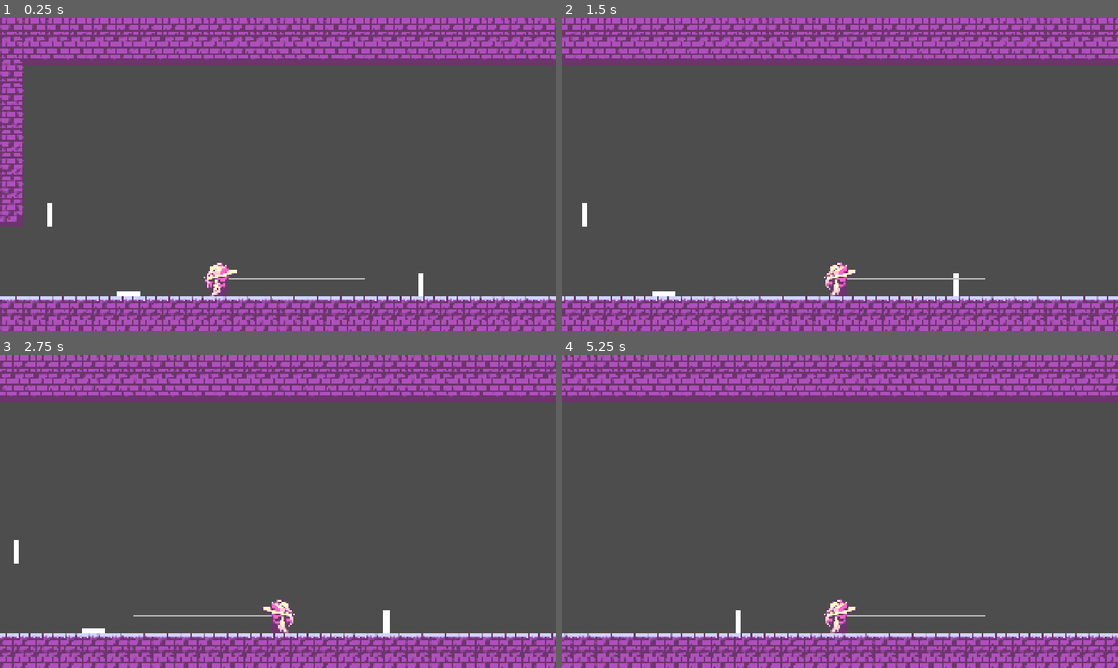
Above: before the commit, frames 1-4 (two rows, left to right).
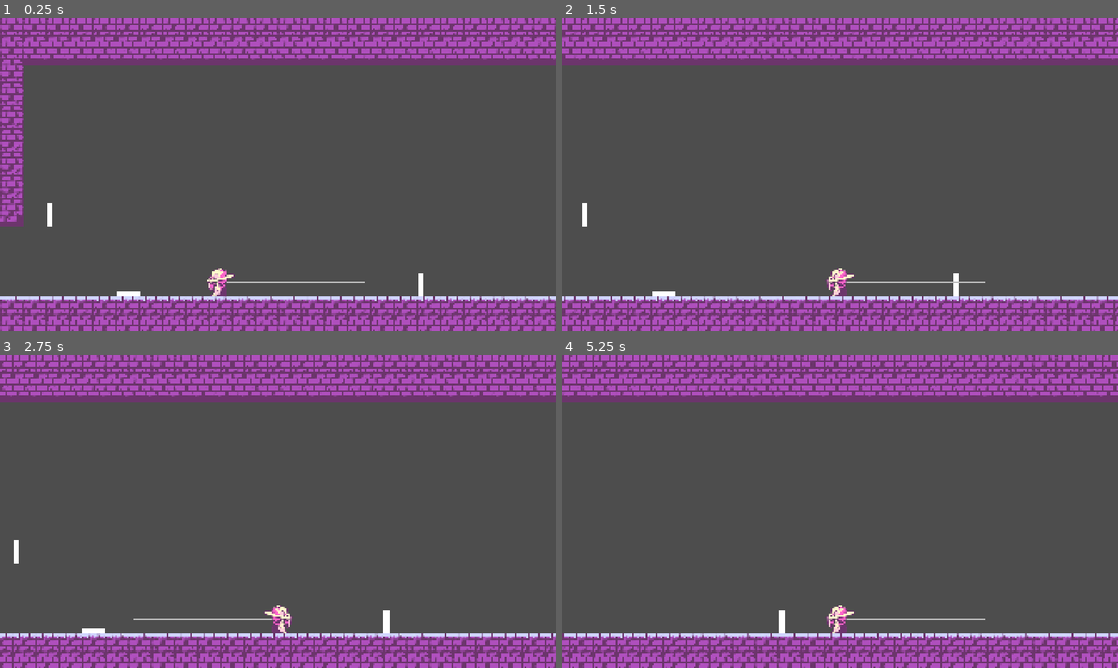
Above: after the commit, the same moments.

Repository: ADON15c/Spell-Hook
Game: Godot game, scene res://scenes/game/game.tscn
Two runs of this game, one before a commit and one after it. Both use one fixed random seed, a clock stepped at 60 frames per second and the inputs below.
Inputs:
- Up to frame 1 (0.25 s): no input
- Up to frame 2 (1.5 s): tap Enter at 0.5 s; hold Right (move_right) from 0.53 s (still down); tap X (grapple) at 0.6, 1.35 s; tap C (jump) at 0.77 s
- Up to frame 3 (2.75 s): tap C (jump) at 1.52 s; release Right (move_right) at 2.03 s; hold Left (move_left) from 2.03 s (still down); tap X (grapple) at 2.1 s
- Up to frame 4 (5.25 s): release Left (move_left) at 2.78 s; hold Right (move_right) 2.78-4.28 s; tap X (grapple) every 0.75 s from 2.85 to 5.1 s; tap C (jump) at 3.02, 3.77, 4.52 s; hold Left (move_left) 4.28-5.03 s; hold Right (move_right) from 5.03 s (still down)

The runs differ from the first frame. In frame 1, 0.5% of the frame differs, in the area x 36-66%, y 77-89%; in frame 2, 0.5%; in frame 3, 0.5%; in frame 4, 9.7%, in the area x 0-100%, y 0-100%.

Commit message:
Shrink Player

Diff:
--- a/scenes/player/player.tscn
+++ b/scenes/player/player.tscn
@@ -6,7 +6,7 @@
 [ext_resource type="Script" uid="uid://bsj816gw2rkqg" path="res://scenes/player/grapple_line.gd" id="4_lvxji"]
 
 [sub_resource type="RectangleShape2D" id="RectangleShape2D_dovo2"]
-size = Vector2(60, 110)
+size = Vector2(50, 90)
 
 [sub_resource type="ShaderMaterial" id="ShaderMaterial_lvxji"]
 shader = ExtResource("3_gmlin")
Binary file changed: scenes/player/player.png
